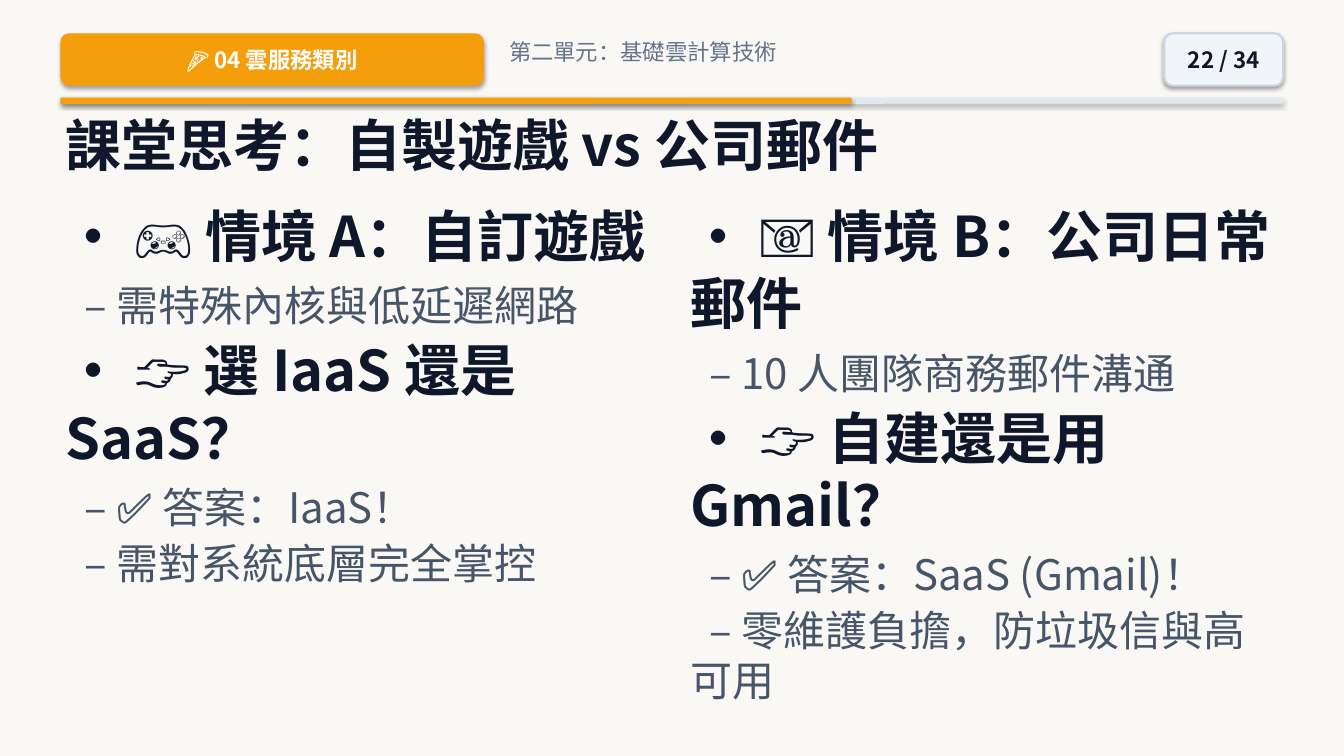
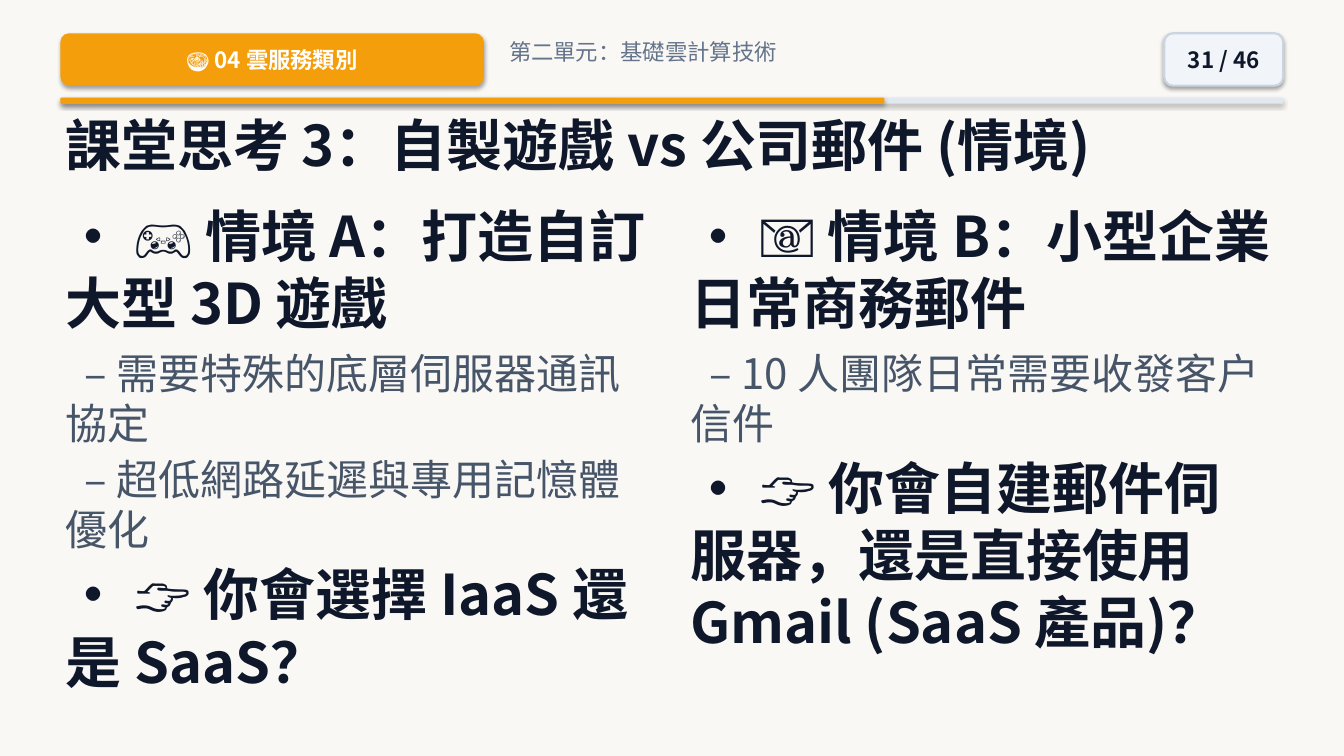
Before and after one commit to joe-ging/seed-cloud-curriculum, a slide deck: slide 31 of downloads/Deck01_Cloud_Level2_NextGen_Pixar_Theme.pptx (slide 22 before the commit). Drawn at 1344x756 pixels with LibreOffice and Linux fonts; fonts in the diff are those of the drawing. Boxes give left, top, right and bottom in pixels: in the first picture for what was removed or moved away, otherwise in the second. Text is boxed around its words. In the diff, an @@ line names an element or a change of style, - is before the commit and + after.

```diff
--- a/downloads/Deck01_Cloud_Level2_NextGen_Pixar_Theme.pptx
+++ b/downloads/Deck01_Cloud_Level2_NextGen_Pixar_Theme.pptx
@@ text in rounded rectangle at [1188,51,1259,69]: text changed @@
-22 / 34
+31 / 46
@@ rounded rectangle: place and size @@
-rounded rectangle at [60,98,852,104]
+rounded rectangle at [60,98,884,104]
@@ text at [65,118,1091,177]: text changed @@
-課堂思考：自製遊戲 vs 公司郵件
+課堂思考 3：自製遊戲 vs 公司郵件 (情境)
@@ text at [65,209,646,688]: text changed; size 30 to 40 pt; text colour #475569 to #0F172A; bold on @@
-• 🎮 情境 A：自訂遊戲
-– 需特殊內核與低延遲網路
-• 👉 選 IaaS 還是 SaaS？
-– ✅ 答案：IaaS！
-– 需對系統底層完全掌控
+• 🎮 情境 A：打造自訂大型 3D 遊戲
+– 需要特殊的底層伺服器通訊協定
+– 超低網路延遲與專用記憶體優化
+• 👉 你會選擇 IaaS 還是 SaaS？
@@ text at [690,209,1270,654]: text changed; size 30 to 40 pt; text colour #475569 to #0F172A; bold on @@
-• 📧 情境 B：公司日常郵件
-– 10 人團隊商務郵件溝通
-• 👉 自建還是用 Gmail？
-– ✅ 答案：SaaS (Gmail)！
-– 零維護負擔，防垃圾信與高可用
+• 📧 情境 B：小型企業日常商務郵件
+– 10 人團隊日常需要收發客戶信件
+• 👉 你會自建郵件伺服器，還是直接使用 Gmail (SaaS 產品)？
```
Also in this commit, not shown: 31 other slides changed, 13 slides added, 1 slide removed, 50 other files.
